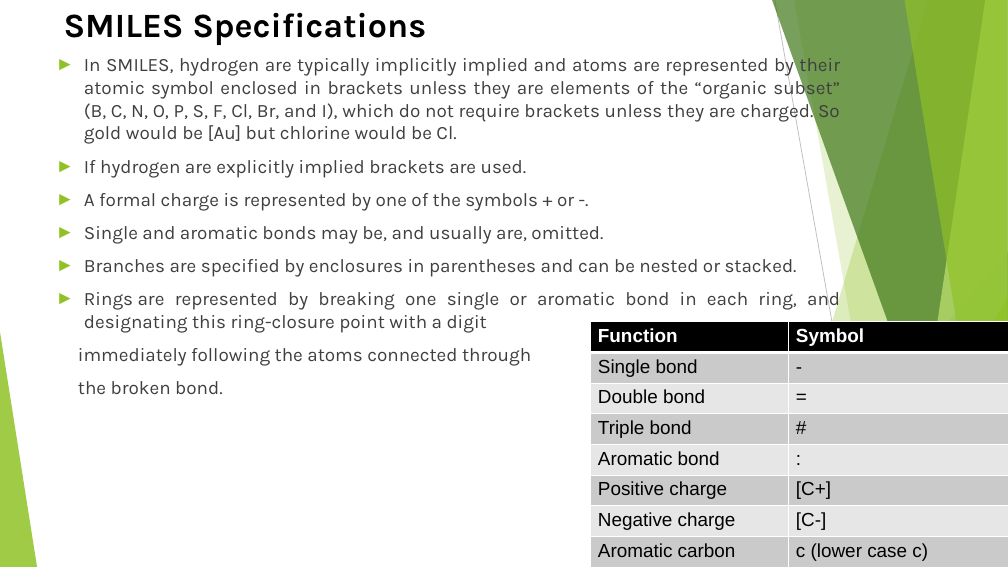
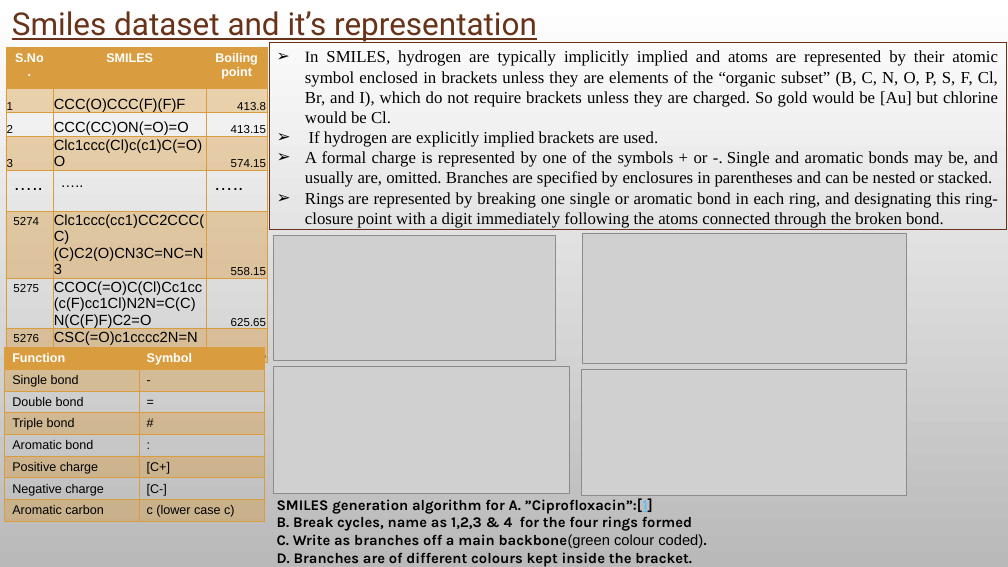
Before and after one commit to kanadsen/ME_793_PROJECT, a slide deck: slide 3 of ME 793 Stage 1 ppt.pptx (slide 15 before the commit). Drawn at 1008x567 pixels with LibreOffice and Linux fonts; fonts in the diff are those of the drawing; grey boxes stand for pictures; background and template pictures are left out. Boxes give left, top, right and bottom in pixels: in the first picture for what was removed or moved away, otherwise in the second. Text is boxed around its words. In the diff, an @@ line names an element or a change of style, - is before the commit and + after.

```diff
--- a/ME 793 Stage 1 ppt.pptx
+++ b/ME 793 Stage 1 ppt.pptx
@@ background #FFFFFF to picture (left out) @@
@@ title added at [12,11,537,43], 30 pt, text #683319, underline @@
+Smiles dataset and it’s representation
@@ title removed at [64,12,426,45] @@
-SMILES Specifications
@@ table added at [6,48,267,366], 8 rows, 3 columns @@
+S.No. | SMILES | Boiling point
+1 | CCC(O)CCC(F)(F)F | 413.8
+2 | CCC(CC)ON(=O)=O | 413.15
+3 | Clc1ccc(Cl)c(c1)C(=O)O | 574.15
+….. | ….. | …..
+5274 | Clc1ccc(cc1)CC2CCC(C)(C)C2(O)CN3C=NC=N3 | 558.15
+5275 | CCOC(=O)C(Cl)Cc1cc(c(F)cc1Cl)N2N=C(C)N(C(F)F)C2=O | 625.65
+5276 | CSC(=O)c1cccc2N=NSc12 | 540.15
@@ rectangle "In SMILES, hydrogen are typically ...": place and size @@
-rectangle "In SMILES, hydrogen are typically ..." at [78,54,840,394]
+rectangle "In SMILES, hydrogen are typically ..." at [269,42,1006,230]
@@ rectangle "In SMILES, hydrogen are typically ..." at [269,42,1006,230]: outline none to #683319 0.75 pt @@
@@ text in rectangle at [305,50,998,147]: size 18 to 15 pt in "In"; size 18 to 16 pt, font Karla to Times New Roman, text colour #3F3F3F to #000000 in "In SMILES, hydrogen are typically implicitly implied ...", "If hydrogen are explicitly implied brackets are ..."; bullet ► to ➢; bullet colour #90C226 to #000000; less space between paragraphs @@
@@ text in rectangle at [305,151,998,228]: text changed; size 18 to 16 pt; font Karla to Times New Roman; text colour #3F3F3F to #000000 @@
-► A formal charge is represented by one of the symbols + or -.
-► Single and aromatic bonds may be, and usually are, omitted.
-► Branches are specified by enclosures in parentheses and can be nested or stacked.
-► Rings are represented by breaking one single or aromatic bond in each ring, and designating this ring-closure point with a digit
-immediately following the atoms connected through
-the broken bond.
+➢ A formal charge is represented by one of the symbols + or -. Single and aromatic bonds may be, and usually are, omitted. Branches are specified by enclosures in parentheses and can be nested or stacked.
+➢ Rings are represented by breaking one single or aromatic bond in each ring, and designating this ring-closure point with a digit immediately following the atoms connected through the broken bond.
@@ picture added at [274,235,556,361] @@
@@ picture added at [582,233,906,363] @@
@@ group removed at [0,0,1008,567]: 5 freeform shapes, 3 triangles, 2 lines @@
@@ table at [5,348,264,529] @@
@@ fill #000000 to #D99C3F in row 1 @@
@@ fill #CACACA to #D99C3F at 40% opacity in 8 cells @@
@@ fill #E6E6E6 to none in 6 cells @@
@@ size 18 to 12 pt @@
@@ borders changed @@
@@ table: place and size @@
-table at [591,322,1008,567]
+table at [5,348,264,529]
@@ picture added at [273,367,569,493] @@
@@ picture added at [582,370,907,495] @@
@@ text added at [277,498,706,567], 14 pt, text #000000, bold @@
+SMILES generation algorithm for A. ”Ciprofloxacin”:[1]
+B. Break cycles, name as 1,2,3 & 4 for the four rings formed
+C. Write as branches off a main backbone(green colour coded).
+D. Branches are of different colours kept inside the bracket.
```
Also in this commit, not shown: 2 other slides changed, 5 slides added, 43 slides removed, 2 other files.
